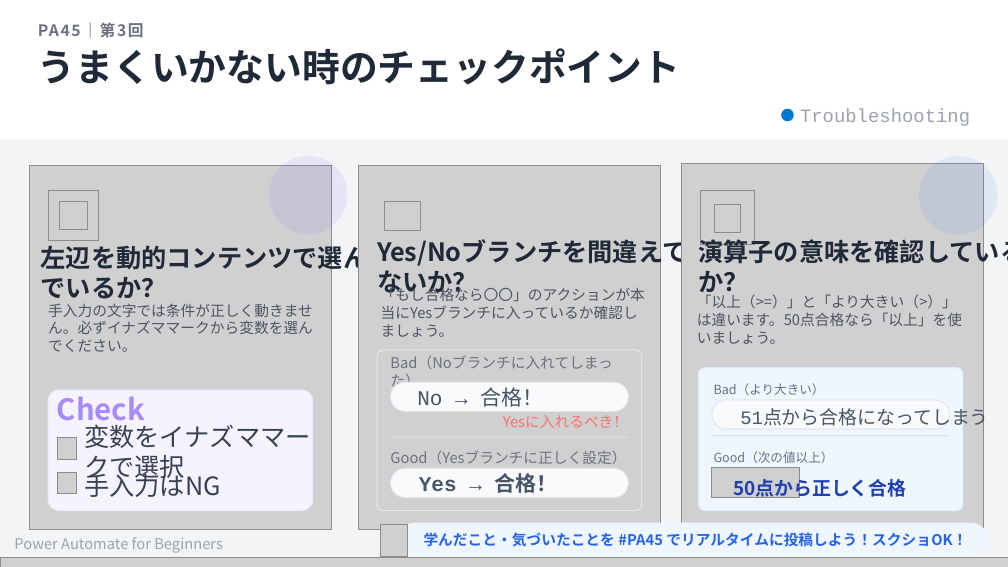
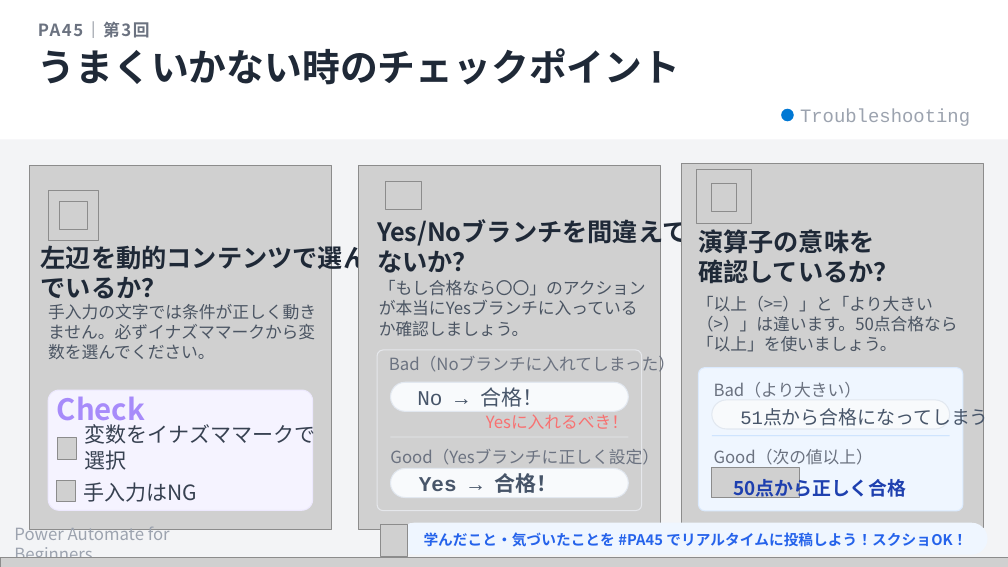
Before and after one commit to Haru-PowerPlatform/pa45, a slide deck: slide 13 of assets/pa45/P003_PA45_条件分岐_20260401.pptx (slide 12 before the commit). Drawn at 1008x567 pixels with LibreOffice and Linux fonts; fonts in the diff are those of the drawing; grey boxes stand for pictures; background and template pictures are left out. Boxes give left, top, right and bottom in pixels: in the first picture for what was removed or moved away, otherwise in the second. Text is boxed around its words. In the diff, an @@ line names an element or a change of style, - is before the commit and + after.

```diff
--- a/assets/pa45/P003_PA45_条件分岐_20260401.pptx
+++ b/assets/pa45/P003_PA45_条件分岐_20260401.pptx
@@ text "PA45｜第3回" at (38,21,150,38): size 15 to 16 pt @@
@@ ellipse removed at (268,156,347,234) @@
@@ picture: place and size @@
-picture at (700,190,755,244)
+picture at (696,169,751,224)
@@ ellipse removed at (919,156,997,234) @@
@@ picture: place and size @@
-picture at (385,202,420,231)
+picture at (386,181,421,210)
@@ picture: place and size @@
-picture at (715,204,740,233)
+picture at (712,183,737,212)
@@ text "Yes/Noブランチを間違えていないか？": place and size @@
-text "Yes/Noブランチを間違えていないか？" at (377,235,712,268)
+text "Yes/Noブランチを間違えていないか？" at (377,215,712,248)
@@ text at (698,229,899,284): text changed @@
-演算子の意味を確認しているか？
+演算子の意味を
+確認しているか？
@@ size 14 to 16 pt in 7 elements at (48,304,316,359), (486,414,628,429), (697,296,958,352), (14,523,170,558), (379,280,646,336), (390,449,659,464), (389,353,675,375) @@
@@ text "Bad（より大きい）" at (714,382,862,398): size 12 to 16 pt @@
@@ text "変数をイナズママークで選択" at (84,421,315,470): size 24 to 20 pt @@
@@ text "Good（次の値以上）" at (714,449,873,468): size 12 to 16 pt @@
@@ picture: place and size @@
-picture at (57,472,76,493)
+picture at (56,480,75,501)
@@ text "手入力はNG": place and size @@
-text "手入力はNG" at (84,469,220,497)
+text "手入力はNG" at (84,482,198,502)
@@ text "手入力はNG" at (84,482,198,502): size 24 to 20 pt @@
```
Also in this commit, not shown: 14 other slides changed, 1 slide added, 3 other files.
